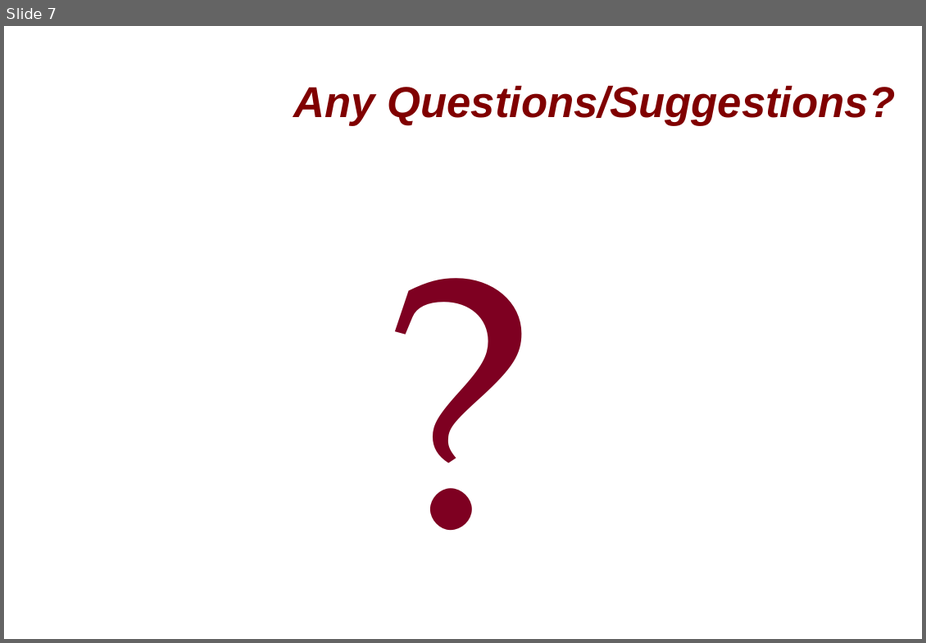
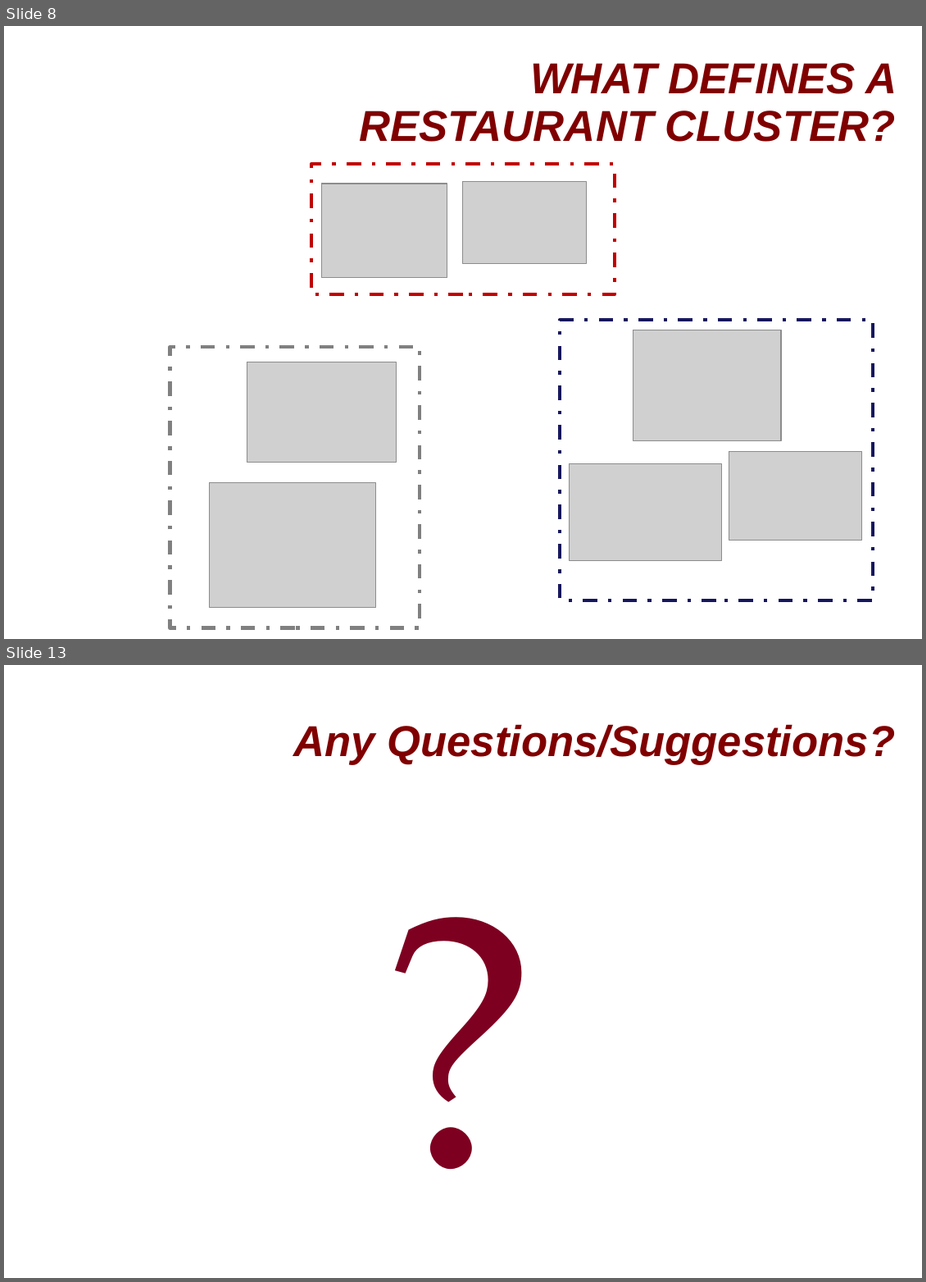
Before and after one commit to chylu/cs123-yelp-project, a slide deck: proposal_presentation.ppt. Shown one above the other, each under a label of ours: slide 7 before the commit, slides 8 and 13 after it; the slides between them are not shown. The pictures are 926x643 and 926x1282 pixels, drawn with LibreOffice and Linux fonts; fonts in the diff are those of the drawing; grey boxes stand for pictures; background and template pictures are left out. Boxes give left, top, right and bottom in pixels: in the first picture for what was removed or moved away, otherwise in the second. Text is boxed around its words. In the diff, an @@ line names an element or a change of style, - is before the commit and + after.

Commit message:
updated cluster techniques section of powerpoint

```diff
--- a/proposal_presentation.ppt
+++ b/proposal_presentation.ppt
@@ slide 8 added at [4,26,922,639], background picture (left out) @@
@@ title added at [359,63,898,142], 36 pt, text #800000, bold, italic @@
+WHAT DEFINES A RESTAURANT CLUSTER?
@@ rectangle added at [312,165,616,295], outline #C00000 3 pt dashed @@
@@ picture added at [322,183,448,277] @@
@@ picture added at [462,182,586,264] @@
@@ rectangle added at [561,319,873,600], outline #16165D 3 pt dashed @@
@@ picture added at [634,329,781,440] @@
@@ rectangle added at [170,347,420,627], outline #808080 3 pt dashed @@
@@ picture added at [247,362,396,461] @@
@@ picture added at [570,463,722,560] @@
@@ picture added at [730,451,863,539] @@
@@ picture added at [210,482,375,607] @@
@@ what was slide 7 is now slide 13 @@
```
Also in this commit, not shown: 3 slides changed, 6 other slides added, 1 slide removed.
